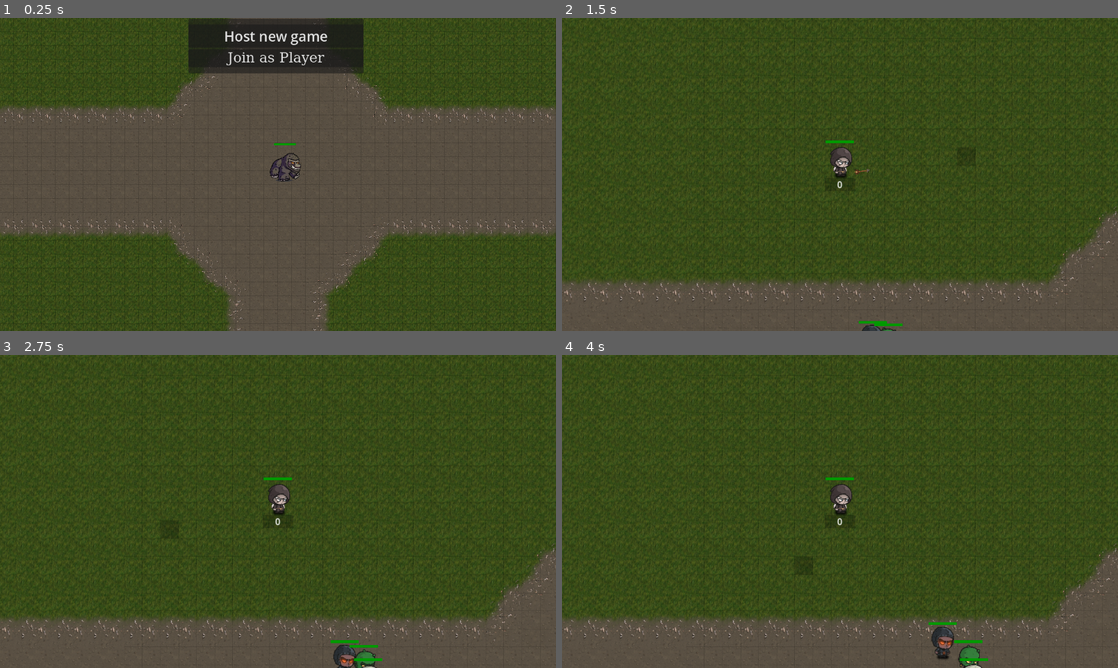
Above: before the commit, frames 1-4 (two rows, left to right).
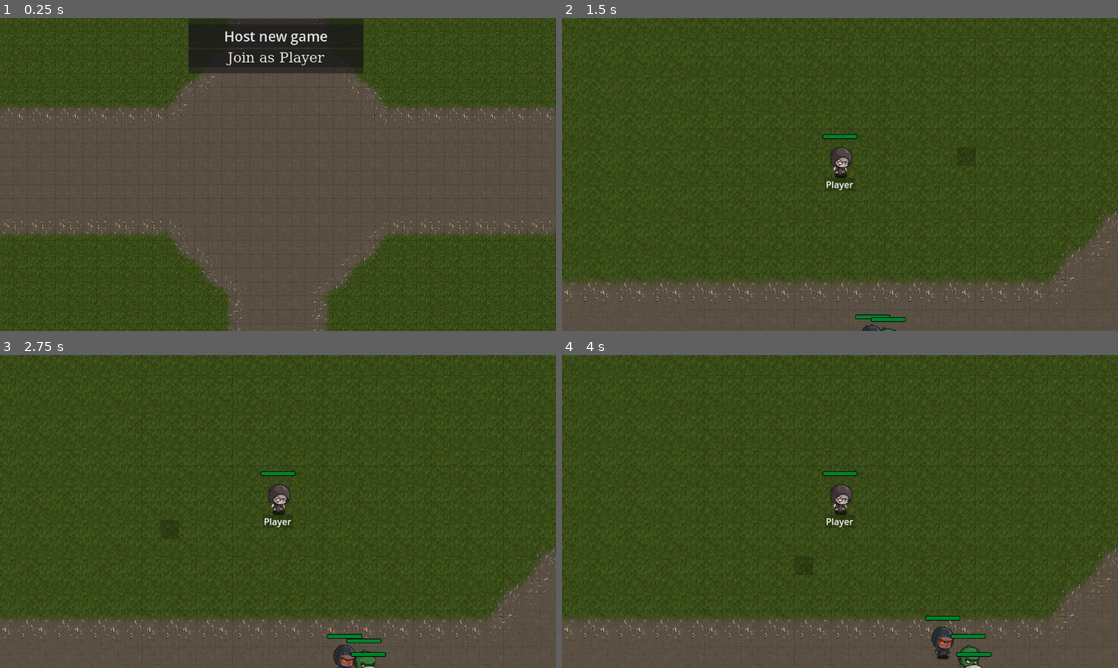
Above: after the commit, the same moments.

Repository: LucasJappert/moomoo-lan-party
Game: Godot game, scene res://scenes/game_manager_scene.tscn
Same seed, same stepped clock (60 frames per second), same inputs: the game is played once before the commit and once after it.
Inputs (mouse positions are in pixels of both pictures, inside the frame that each line leads up to):
- Up to frame 1 (0.25 s): no input
- Up to frame 2 (1.5 s): click "Host new game" at 0.5 s; tap Enter at 1.25 s; move the mouse to (962, 158) at 1.27 s; click (962, 158) at 1.42 s
- Up to frame 3 (2.75 s): move the mouse to (166, 527) at 2.02 s; click (166, 527) at 2.17 s
- Up to frame 4 (4 s): move the mouse to (895, 442) at 2.77 s; click (895, 442) at 2.92 s; move the mouse to (812, 574) at 3.52 s; click (812, 574) at 3.67 s

The runs differ from the first frame. In frame 1, 0.3% of the frame differs, in the area x 48-55%, y 40-53%; in frame 2, 0.5%; in frame 3, 0.6%; in frame 4, 0.7%, in the area x 46-78%, y 37-98%.

Commit message:
implements hover on entities + implements damage on projectiles

Diff:
--- a/scenes/entity/enemy_scene.tscn
+++ b/scenes/entity/enemy_scene.tscn
@@ -21,19 +21,19 @@
 [node name="EnemySynchronizer" type="MultiplayerSynchronizer" parent="." index="0"]
 replication_config = SubResource("SceneReplicationConfig_xrr2a")
 
-[node name="AreaVision2" type="Area2D" parent="." index="4"]
-z_index = 2
-z_as_relative = false
-
-[node name="Label" parent="HUD" index="1"]
-offset_left = 0.0
-offset_top = 0.0
-offset_right = 0.0
-offset_bottom = 0.0
-
 [node name="CollisionShape2D2" type="CollisionShape2D" parent="AreaVision" index="0"]
 visible = false
 z_index = 2
 z_as_relative = false
 shape = SubResource("CircleShape2D_l0aop")
 debug_color = Color(100, 100, 100, 0)
+
+[node name="AreaVision2" type="Area2D" parent="." index="4"]
+z_index = 2
+z_as_relative = false
+
+[node name="Label" parent="HUD" index="2"]
+offset_left = 0.0
+offset_top = 0.0
+offset_right = 0.0
+offset_bottom = 0.0
--- a/scenes/entity/entity_scene.tscn
+++ b/scenes/entity/entity_scene.tscn
@@ -1,10 +1,11 @@
-[gd_scene load_steps=10 format=3 uid="uid://dh82ovsrtutto"]
+[gd_scene load_steps=16 format=3 uid="uid://dh82ovsrtutto"]
 
 [ext_resource type="Script" uid="uid://ki4w4rg4wu1r" path="res://scripts/entity/entity.gd" id="1_0bgvt"]
 [ext_resource type="Texture2D" uid="uid://1fiupmgkejum" path="res://assets/enemies/1.png" id="2_odnte"]
 [ext_resource type="Script" uid="uid://d3sm32sl44mdm" path="res://scripts/entity/components/hud.gd" id="3_wjrb4"]
 [ext_resource type="SpriteFrames" uid="uid://ccusg0tasqe8s" path="res://assets/enemies/fire_mage.tres" id="4_odnte"]
 [ext_resource type="PackedScene" uid="uid://1myskyslafks" path="res://scenes/entity/combat_data/combat_data.tscn" id="5_wjrb4"]
+[ext_resource type="Script" uid="uid://gdkfgib81pvd" path="res://scripts/entity/components/area_hovered.gd" id="6_8707b"]
 
 [sub_resource type="SceneReplicationConfig" id="SceneReplicationConfig_odnte"]
 properties/0/path = NodePath(".:position")
@@ -14,20 +15,55 @@
 properties/1/spawn = true
 properties/1/replication_mode = 2
 
+[sub_resource type="CircleShape2D" id="CircleShape2D_wjrb4"]
+radius = 300.0
+
 [sub_resource type="CircleShape2D" id="CircleShape2D_5ixpm"]
 radius = 16.0
 
-[sub_resource type="CircleShape2D" id="CircleShape2D_wjrb4"]
-radius = 300.0
+[sub_resource type="StyleBoxFlat" id="StyleBoxFlat_8707b"]
+bg_color = Color(0.109341, 0.109341, 0.109341, 1)
+corner_radius_top_left = 2
+corner_radius_top_right = 2
+corner_radius_bottom_right = 2
+corner_radius_bottom_left = 2
+
+[sub_resource type="StyleBoxFlat" id="StyleBoxFlat_os1up"]
+bg_color = Color(0, 0.514293, 0.163191, 1)
+
+[sub_resource type="StyleBoxFlat" id="StyleBoxFlat_gchfm"]
+bg_color = Color(0.133333, 0.133333, 0.133333, 0)
+border_width_left = 1
+border_width_top = 1
+border_width_right = 1
+border_width_bottom = 1
+border_color = Color(0, 0, 0, 1)
+corner_radius_top_left = 2
+corner_radius_top_right = 2
+corner_radius_bottom_right = 2
+corner_radius_bottom_left = 2
 
 [sub_resource type="CircleShape2D" id="CircleShape2D_idfl5"]
 radius = 32.0
+
+[sub_resource type="CapsuleShape2D" id="CapsuleShape2D_os1up"]
+radius = 17.0
+height = 54.0
+
+[sub_resource type="CircleShape2D" id="CircleShape2D_8707b"]
+radius = 2.0
 
 [node name="Entity" type="CharacterBody2D"]
 script = ExtResource("1_0bgvt")
 
 [node name="EntitySynchronizer" type="MultiplayerSynchronizer" parent="."]
 replication_config = SubResource("SceneReplicationConfig_odnte")
+
+[node name="AreaVision" type="Area2D" parent="."]
+
+[node name="CollisionShape2D" type="CollisionShape2D" parent="AreaVision"]
+shape = SubResource("CircleShape2D_wjrb4")
+debug_color = Color(100, 98.907, 100, 0)
 
 [node name="CollisionShape2D" type="CollisionShape2D" parent="."]
 shape = SubResource("CircleShape2D_5ixpm")
@@ -42,7 +78,31 @@
 [node name="HUD" type="Node2D" parent="."]
 script = ExtResource("3_wjrb4")
 
+[node name="MyHealthBar" type="Node2D" parent="HUD"]
+
+[node name="BgBlack" type="Panel" parent="HUD/MyHealthBar"]
+offset_left = -31.0
+offset_top = -71.0
+offset_right = 31.0
+offset_bottom = -63.0
+theme_override_styles/panel = SubResource("StyleBoxFlat_8707b")
+
+[node name="CurrentBar" type="Panel" parent="HUD/MyHealthBar"]
+offset_left = -30.0
+offset_top = -70.0
+offset_right = 30.0
+offset_bottom = -64.0
+theme_override_styles/panel = SubResource("StyleBoxFlat_os1up")
+
+[node name="Border" type="Panel" parent="HUD/MyHealthBar"]
+offset_left = -31.0
+offset_top = -71.0
+offset_right = 31.0
+offset_bottom = -63.0
+theme_override_styles/panel = SubResource("StyleBoxFlat_gchfm")
+
 [node name="HealthBar" type="ProgressBar" parent="HUD"]
+visible = false
 offset_left = -31.0
 offset_top = -71.0
 offset_right = 31.0
@@ -60,12 +120,6 @@
 grow_horizontal = 2
 grow_vertical = 2
 
-[node name="AreaVision" type="Area2D" parent="."]
-
-[node name="CollisionShape2D" type="CollisionShape2D" parent="AreaVision"]
-shape = SubResource("CircleShape2D_wjrb4")
-debug_color = Color(100, 98.907, 100, 0)
-
 [node name="AreaAttack" type="Area2D" parent="."]
 
 [node name="CollisionShape2D" type="CollisionShape2D" parent="AreaAttack"]
@@ -78,3 +132,18 @@
 animation = &"walk"
 
 [node name="CombatData" parent="." instance=ExtResource("5_wjrb4")]
+
+[node name="AreaHovered" type="Area2D" parent="."]
+script = ExtResource("6_8707b")
+
+[node name="CollisionShape2D" type="CollisionShape2D" parent="AreaHovered"]
+position = Vector2(0, -19)
+shape = SubResource("CapsuleShape2D_os1up")
+debug_color = Color(1.92523e-07, 0.642713, 0.312982, 0.096)
+
+[node name="ProjectileZone" type="Area2D" parent="."]
+
+[node name="CollisionShape2D" type="CollisionShape2D" parent="ProjectileZone"]
+position = Vector2(0, -13)
+shape = SubResource("CircleShape2D_8707b")
+debug_color = Color(1, 1, 1, 0.054)
--- a/scenes/entity/player_scene.tscn
+++ b/scenes/entity/player_scene.tscn
@@ -21,9 +21,9 @@
 unique_name_in_owner = true
 script = ExtResource("3_uyepr")
 
-[node name="Sprite2D" parent="." index="4"]
+[node name="Sprite2D" parent="." index="5"]
 texture = ExtResource("2_uuy8k")
 
-[node name="Label" parent="HUD" index="1"]
+[node name="Label" parent="HUD" index="2"]
 offset_top = 6.0
 offset_bottom = 29.0
--- a/scripts/entity/combat_data/combat_data.gd
+++ b/scripts/entity/combat_data/combat_data.gd
@@ -20,7 +20,6 @@
 var my_owner: Entity
 
 func _ready() -> void:
-	print("CombatData authority: " + str(is_multiplayer_authority()))
 	pass
 
 func set_my_owner(_owner: Entity) -> void:
@@ -33,6 +32,7 @@
 	my_owner.rpc("rpc_receive_damage", damage_info.to_dict())
 
 	current_hp -= amount
+	print("Current hp: " + str(current_hp))
 	if current_hp <= 0:
 		current_hp = 0
 		my_owner.rpc("rpc_die")
--- /dev/null
+++ b/scripts/entity/components/area_hovered.gd
@@ -0,0 +1,45 @@
+class_name AreaHovered
+
+extends Area2D
+
+static var hovered_entity: Entity
+static var _currently_hovered_entities: Array[Entity] = []
+var my_owner: Entity
+
+func _ready() -> void:
+	my_owner = get_parent()
+
+	if multiplayer.get_unique_id() != MultiplayerManager.MY_PLAYER_ID:
+		set_process(false)
+		return
+
+	connect("mouse_entered", Callable(self, "_on_mouse_entered"))
+	connect("mouse_exited", Callable(self, "_on_mouse_exited"))
+
+func _process(_delta: float) -> void:
+	if not is_instance_valid(hovered_entity):
+		hovered_entity = null
+
+func _on_mouse_entered():
+	if not _currently_hovered_entities.has(my_owner):
+		_currently_hovered_entities.append(my_owner)
+		_update_hovered_entity()
+
+func _on_mouse_exited():
+	_currently_hovered_entities.erase(my_owner)
+	_update_hovered_entity()
+
+static func _update_hovered_entity():
+	# Clean up invalid entities first
+	_currently_hovered_entities = _currently_hovered_entities.filter(func(e): return is_instance_valid(e))
+
+	if _currently_hovered_entities.is_empty():
+		hovered_entity = null
+		return
+
+	var best_entity := _currently_hovered_entities[0]
+	for e in _currently_hovered_entities:
+		if e.global_position.y > best_entity.global_position.y:
+			best_entity = e
+
+	hovered_entity = best_entity
--- a/scripts/entity/components/hud.gd
+++ b/scripts/entity/components/hud.gd
@@ -1,27 +1,16 @@
 extends Node
 
-@onready var _health_bar: ProgressBar = $HealthBar
+# @onready var _health_bar: ProgressBar = $HealthBar
 @onready var _label: Label = $Label
+@onready var my_health_bar = $MyHealthBar
+const BAR_SIZE = 60.0
+@onready var current_bar = $MyHealthBar/CurrentBar
 var my_owner: Entity
 var _is_moomoo = false
 
-func initialize_on_ready(_entity: Entity):
+func _post_ready(_entity: Entity):
 	my_owner = _entity
 	_is_moomoo = my_owner is Moomoo
-	if _health_bar:
-		_health_bar.size = Vector2(50, 5)
-		var bg_style = StyleBoxFlat.new()
-		bg_style.bg_color = Color(0, 0, 0) # black background
-		_health_bar.add_theme_stylebox_override("background", bg_style)
-
-		var fg_style = StyleBoxFlat.new()
-		fg_style.bg_color = Color(0, 0.6, 0) # green foreground
-		_health_bar.add_theme_stylebox_override("fill", fg_style)
-
-		# _health_bar.value = randi() % 81 + 20
-		_health_bar.position.x = - _health_bar.size.x / 2
-		_health_bar.position.y = -80 if _is_moomoo else -60
-
 
 	var lb_style = StyleBoxFlat.new()
 	lb_style.bg_color = Color(0, 0, 0, 0.2)
@@ -35,11 +24,10 @@
 	_try_update_health_bar()
 
 func _try_update_health_bar():
-	if not _health_bar.visible:
+	if not my_health_bar.visible:
 		return
 
-	_health_bar.max_value = my_owner.combat_data.max_hp
-	_health_bar.value = my_owner.combat_data.current_hp
+	current_bar.size.x = my_owner.combat_data.current_hp * BAR_SIZE / my_owner.combat_data.max_hp
 
 func _try_update_label():
 	if not _label.visible:
@@ -47,10 +35,3 @@
 
 	_label.text = my_owner.name
 	pass
-
-func increment_health_bar(value: int):
-	_health_bar.value += value
-	_health_bar.value = max(_health_bar.value, 0)
-
-	if _health_bar.value <= 0:
-		my_owner.die()
--- a/scripts/entity/enemy.gd
+++ b/scripts/entity/enemy.gd
@@ -18,7 +18,6 @@
 
 	_ready_for_server()
 
-
 func _ready_for_server():
 	if not multiplayer.is_server():
 		return
@@ -32,7 +31,6 @@
 
 func set_enemy_type(_enemy_type: String) -> void:
 	enemy_type = _enemy_type
-	name = enemy_type
 
 func _load_sprite():
 	# TODO: Load this assets from a new module Resources
@@ -64,7 +62,7 @@
 	var closest_player: Node2D = null
 	var closest_distance := INF
 
-	for player in GameManager.players.values():
+	for player in GameManager.get_players():
 		var dist = global_position.distance_to(player.global_position)
 		if dist > area_vision_shape.shape.radius:
 			continue
--- a/scripts/entity/entity.gd
+++ b/scripts/entity/entity.gd
@@ -8,6 +8,8 @@
 @onready var area_attack_shape = $AreaAttack/CollisionShape2D
 @onready var area_vision = $AreaVision
 @onready var area_vision_shape = $AreaVision/CollisionShape2D
+@onready var area_hovered_shape = $AreaHovered/CollisionShape2D
+@onready var projectile_zone = $ProjectileZone/CollisionShape2D
 var id: int = 0
 
 @onready var combat_data: CombatData = $CombatData
@@ -48,17 +50,22 @@
 func _ready():
 	collision_layer = 1
 	collision_mask = 1
-	name = str(id)
+	movement_helper.set_my_owner(self)
+	combat_data.set_my_owner(self)
+	area_attack_shape.shape = area_attack_shape.shape.duplicate() # to avoid changing the original shape
 	_client_init()
-	movement_helper.initialize_on_ready(self)
-	hud.initialize_on_ready(self)
-	combat_data.set_my_owner(self)
+	call_deferred("_post_ready")
+	if self is Enemy:
+		print("Enemy call_deferred")
+
+func _post_ready():
+	if self is Enemy:
+		print("Enemy _post_ready")
+	hud._post_ready(self)
 
 
 func _set_area_attack_shape_radius() -> void:
-	const _MAR = CombatData.MIN_ATTACK_RANGE
-	var _radius = combat_data.attack_range if combat_data.attack_range > _MAR else _MAR
-	area_attack_shape.shape.radius = _radius
+	area_attack_shape.shape.radius = combat_data.attack_range
 
 func _process(_delta: float) -> void:
 	_server_verify_right_click_mouse_pos(_delta)
@@ -66,9 +73,9 @@
 
 func _physics_process(_delta):
 	movement_helper._server_move_along_path(_delta)
-	_physics_process_server(_delta)
+	_client_physics_process(_delta)
 
-func _physics_process_server(_delta: float) -> void:
+func _client_physics_process(_delta: float) -> void:
 	if multiplayer.is_server() && not MultiplayerManager.HOSTED_GAME:
 		return
 	sprite.flip_h = direction.x < 0
@@ -87,10 +94,10 @@
 	# Implemented in Player and Enemy
 	pass
 
-func _update_path(_target_position: Vector2):
+func _update_path(_target_cell: Vector2i):
 	# Implemented in Player and Enemy
 	pass
 
 func _global_die():
 	# Implemented in Player and Enemy
-	queue_free()
+	GameManager.remove_entity(self)
--- a/scripts/entity/helpers/movement_entity_helper.gd
+++ b/scripts/entity/helpers/movement_entity_helper.gd
@@ -1,7 +1,7 @@
 class_name MovementEntityHelper
 var my_owner: Entity
 
-func initialize_on_ready(_entity: Entity):
+func set_my_owner(_entity: Entity):
 	my_owner = _entity
 
 func _server_move_along_path(_delta: float):
--- a/scripts/entity/player/client_inputs.gd
+++ b/scripts/entity/player/client_inputs.gd
@@ -10,21 +10,31 @@
 
 func _unhandled_input(event):
 	if event is InputEventMouseButton and event.button_index == MOUSE_BUTTON_RIGHT and event.pressed:
-		var right_click_mouse_pos = player.get_global_mouse_position()
-		rpc_id(1, "receive_right_click_position", right_click_mouse_pos)
+		var mouse_position = player.get_global_mouse_position()
+		_on_right_click(mouse_position)
 
 	if event is InputEventMouseButton and event.button_index == MOUSE_BUTTON_LEFT and event.pressed:
-		var left_click_mouse_pos = player.get_global_mouse_position()
-		print("Client left_click_mouse_pos: ", left_click_mouse_pos)
-		rpc_id(1, "receive_left_click_position", left_click_mouse_pos)
+		var mouse_position = player.get_global_mouse_position()
+		print("Client left_click_mouse_pos: ", mouse_position)
+
+
+func _on_right_click(mouse_position: Vector2):
+	# if not is_instance_valid(AreaHovered.hovered_entity):
+	# 	return
+	if AreaHovered.hovered_entity is Enemy:
+		rpc_id(1, "try_to_attack", AreaHovered.hovered_entity.name)
+		return
+
+	var _target_cell = AStarGridManager.world_to_cell(mouse_position)
+	rpc_id(1, "try_to_move", _target_cell)
 
 
 @rpc("authority", "call_local")
-func receive_right_click_position(_right_click_position: Vector2):
-	player._update_path(_right_click_position)
+func try_to_move(_target_cell: Vector2i):
+	player._update_path(_target_cell)
 
 @rpc("authority", "call_local")
-func receive_left_click_position(_left_click_position: Vector2):
-	var start_cell = AStarGridManager.world_to_cell(player.global_position)
-	var target_cell = AStarGridManager.world_to_cell(_left_click_position)
-	Projectile.launch(AStarGridManager.cell_to_world(start_cell), AStarGridManager.cell_to_world(target_cell))
+func try_to_attack(_target_entity_name: String):
+	var target_entity = GameManager.entities[_target_entity_name]
+	print("Implementing try_to_attack: ", target_entity)
+	Projectile.launch(player, target_entity, 25)
--- a/scripts/entity/player/player.gd
+++ b/scripts/entity/player/player.gd
@@ -6,7 +6,6 @@
 
 func set_player_id(value: int) -> void:
 	player_id = value
-	name = str(player_id)
 
 func get_client_inputs(): return %ClientInputs
 
@@ -23,7 +22,6 @@
 	sprite.frames = load("res://assets/heros/hero1.tres")
 	pass
 
-func _update_path(_click_position: Vector2):
+func _update_path(_target_cell: Vector2i):
 	var from_cell = AStarGridManager.world_to_cell(target_pos if target_pos != null else global_position)
-	var to_cell = AStarGridManager.world_to_cell(_click_position)
-	current_path = AStarGridManager.find_path(from_cell, to_cell)
+	current_path = AStarGridManager.find_path(from_cell, _target_cell)
--- a/scripts/factories/enemy_factory.gd
+++ b/scripts/factories/enemy_factory.gd
@@ -210,4 +210,9 @@
 			print("Unknown enemy type: " + _enemy.enemy_type)
 			return false
 
-	return true
+	if _enemy.combat_data.attack_range <= 0:
+		_enemy.combat_data.attack_range = CombatData.MIN_ATTACK_RANGE
+	if _enemy.combat_data.current_hp > _enemy.combat_data.max_hp:
+		_enemy.combat_data.current_hp = _enemy.combat_data.max_hp
+
+	return true
--- a/scripts/game_manager.gd
+++ b/scripts/game_manager.gd
@@ -15,10 +15,6 @@
 	GameManager.moomoo_node = $Moomoo
 	GameManager.projectiles_node = $Projectiles
 
-	GameManager.moomoo = MOOMOO_SCENE.instantiate()
-	GameManager.moomoo_node.add_child(GameManager.moomoo)
-	AStarGridManager.set_cell_blocked_from_world(GameManager.moomoo.global_position, true)
-
 func _init_player_spawner():
 	player_spawner.spawn_function = Callable(self, "_spawn_custom")
 
@@ -33,9 +29,17 @@
 func _on_host_game_pressed() -> void:
 	%MultiplayerHUD.hide()
 	MultiplayerManager.become_host()
+	_spawn_moomoo()
 
 	ENEMIES_WAVES_CONTROLLER.start_wave(1)
 
 func _on_join_as_player_pressed() -> void:
 	%MultiplayerHUD.hide()
 	MultiplayerManager.become_client()
+	_spawn_moomoo()
+
+
+func _spawn_moomoo() -> void:
+	GameManager.moomoo = MOOMOO_SCENE.instantiate()
+	GameManager.moomoo_node.add_child(GameManager.moomoo, true)
+	AStarGridManager.set_cell_blocked_from_world(GameManager.moomoo.global_position, true)
--- a/scripts/general_objects/projectile.gd
+++ b/scripts/general_objects/projectile.gd
@@ -7,19 +7,31 @@
 @export var speed: float = 600.0
 var direction := Vector2.ZERO
 var target_position := Vector2.ZERO
+var origin_entity: Entity
+var target_entity: Entity
+var damage: int
 
 func _physics_process(delta: float) -> void:
+	_server_move(delta)
+
+func _server_move(delta: float):
+	if not multiplayer.is_server():
+		return
 	if direction != Vector2.ZERO:
 		position += direction.normalized() * speed * delta
 
 	if position.distance_to(target_position) < 10:
+		if target_entity != null:
+			target_entity.combat_data._server_receive_damage(damage)
 		queue_free()
 
-static func launch(start_pos: Vector2, target_pos: Vector2):
+static func launch(_origin_entity: Entity, _target_entity: Entity, _damage: int):
 	var projectile = PROJECTILE_SCENE.instantiate()
-	projectile.position = start_pos
-	print(start_pos, target_pos)
-	projectile.target_position = target_pos
-	projectile.direction = target_pos - start_pos
+	projectile.damage = _damage
+	projectile.origin_entity = _origin_entity
+	projectile.target_entity = _target_entity
+	projectile.position = _origin_entity.projectile_zone.global_position
+	projectile.target_position = _target_entity.projectile_zone.global_position
+	projectile.direction = (projectile.target_position - projectile.position).normalized()
 	projectile.rotation = projectile.direction.angle()
 	GameManager.add_projectile(projectile)
--- a/scripts/globals/game_manager.gd
+++ b/scripts/globals/game_manager.gd
@@ -1,9 +1,8 @@
 extends Node
 
 var enemies_node: Node2D
-var enemies: Dictionary[int, Enemy] = {}
+var entities: Dictionary[String, Entity] = {}
 var players_node: Node2D
-var players: Dictionary[int, Player] = {}
 var projectiles_node: Node2D
 var moomoo_node
 var moomoo: Moomoo
@@ -12,23 +11,21 @@
 	pass
 
 func add_enemy(enemy: Enemy) -> void:
-	enemies_node.add_child(enemy)
-	enemies[enemy.id] = enemy
+	enemies_node.add_child(enemy, true)
+	add_entity(enemy)
+
+func add_entity(entity: Entity) -> void:
+	entities[entity.name] = entity
+
+func remove_entity(entity: Entity) -> void:
+	entity.queue_free()
+	entities.erase(entity.name)
+
+func get_players() -> Array[Entity]:
+	return entities.values().filter(func(e): return e is Player)
+
+func get_enemies() -> Array[Entity]:
+	return entities.values().filter(func(e): return e is Enemy)
 
 func add_projectile(projectile: Projectile) -> void:
 	projectiles_node.add_child(projectile, true)
-
-func get_entities() -> Array[Entity]:
-	return cast_array_to_entity(get_players()) + cast_array_to_entity(get_enemies())
-
-func get_enemies() -> Array[Enemy]:
-	return enemies.values()
-
-func get_players() -> Array[Player]:
-	return players.values()
-
-func cast_array_to_entity(arr: Array) -> Array[Entity]:
-	var result: Array[Entity] = []
-	for i in arr:
-		result.append(i as Entity)
-	return result
--- a/scripts/grid_debugger.gd
+++ b/scripts/grid_debugger.gd
@@ -73,7 +73,7 @@
 	if not _DRAW_PATHS:
 		return
 
-	for entity in GameManager.get_entities():
+	for entity in GameManager.entities.values():
 		for cell in entity.current_path:
 			if AStarGridManager.astar_grid.is_in_boundsv(cell):
 				var pos := AStarGridManager.cell_to_world(cell)
--- a/scripts/multiplayer_manager.gd
+++ b/scripts/multiplayer_manager.gd
@@ -7,6 +7,7 @@
 const SERVER_IP = "127.0.0.1"
 const HOSTED_GAME = true
 var MY_PLAYER: Player
+var MY_PLAYER_ID: int
 
 func become_host():
 	var server = ENetMultiplayerPeer.new()
@@ -17,12 +18,14 @@
 	multiplayer.peer_connected.connect(_on_peer_connected)
 	multiplayer.peer_disconnected.connect(_on_peer_disconnected)
 
+	MY_PLAYER_ID = multiplayer.get_unique_id()
 	_add_player_to_game(multiplayer.get_unique_id())
 
 func become_client():
 	var client = ENetMultiplayerPeer.new()
 	client.create_client(SERVER_IP, SERVER_PORT)
 	multiplayer.multiplayer_peer = client
+	MY_PLAYER_ID = multiplayer.get_unique_id()
 
 func _on_peer_connected(id):
 	print("peer_connected: " + str(id))
@@ -38,15 +41,15 @@
 	}
 	var main = get_tree().get_root().get_node("Main")
 	var new_player = main.player_spawner.spawn(spawn_data)
-	GameManager.players[id] = new_player
+	GameManager.add_entity(new_player)
 	AStarGridManager.set_cell_blocked_from_world(new_player.global_position, true)
 	print("Added player: " + new_player.name)
 	print("Total players: " + str(GameManager.players_node.get_child_count()))
 
 func _remove_player_from_game(id):
-	GameManager.players.erase(id)
 	var player = GameManager.players_node.get_node(str(id))
 	if player == null:
 		return
 
-	player.queue_free()
+	print("Removed player: " + player.name)
+	GameManager.remove_entity(player)
Not shown, added: scripts/entity/components/area_hovered.gd.uid
